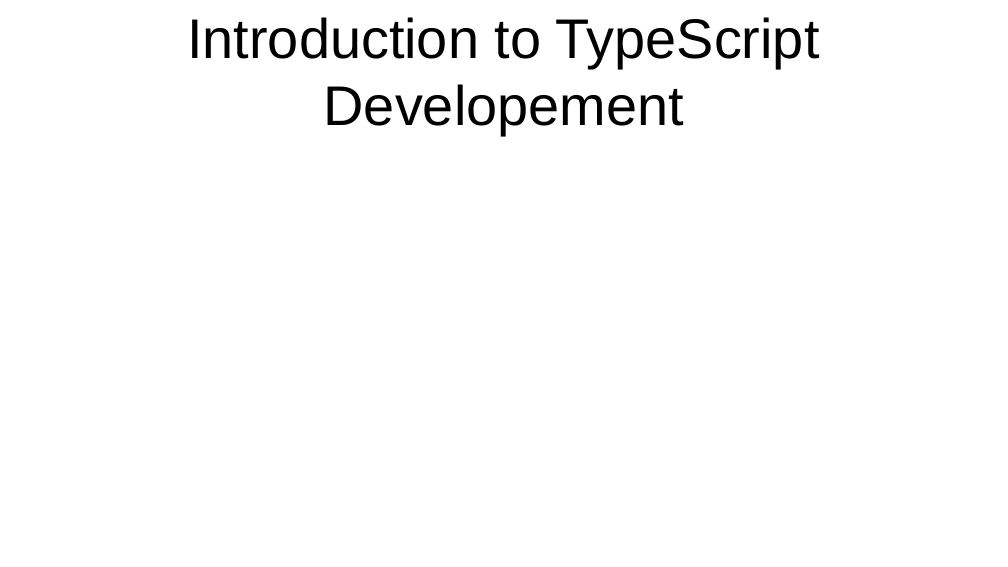
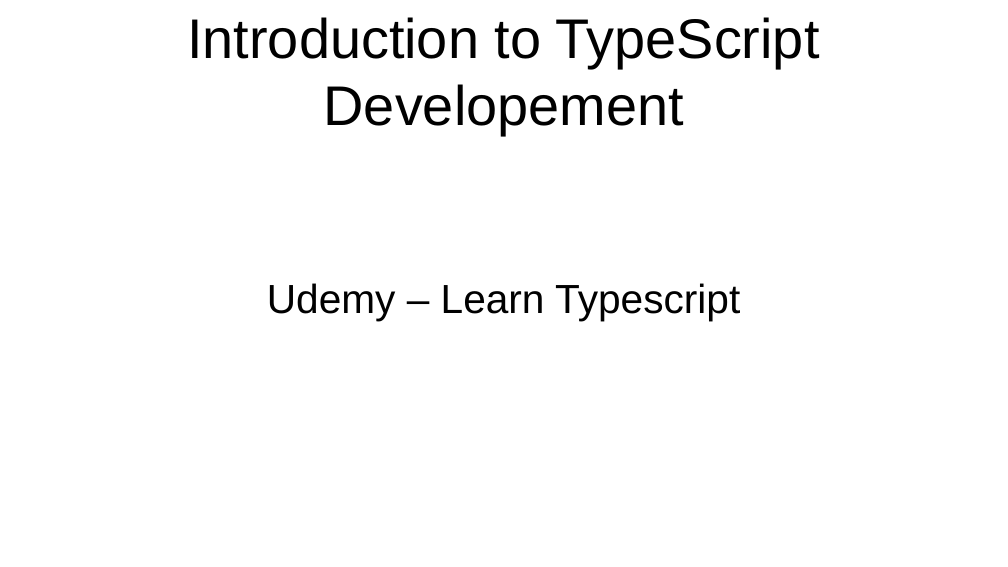
Before and after one commit to CharlesStockman/notesFromCourses, a slide deck: slide 1 of javascript/typescript/Introduction to Typescript Development.odp. Drawn at 1008x567 pixels with LibreOffice and Linux fonts; fonts in the diff are those of the drawing. Boxes give left, top, right and bottom in pixels: in the first picture for what was removed or moved away, otherwise in the second. Text is boxed around its words. In the diff, an @@ line names an element or a change of style, - is before the commit and + after.

```diff
--- a/javascript/typescript/Introduction to Typescript Development.odp
+++ b/javascript/typescript/Introduction to Typescript Development.odp
@@ subtitle added at bbox=[267, 283, 740, 320], 32 pt, text #000000 @@
+Udemy – Learn Typescript
```
Also in this commit, not shown: 6 other slides changed, 8 slides added, 14 other files.
